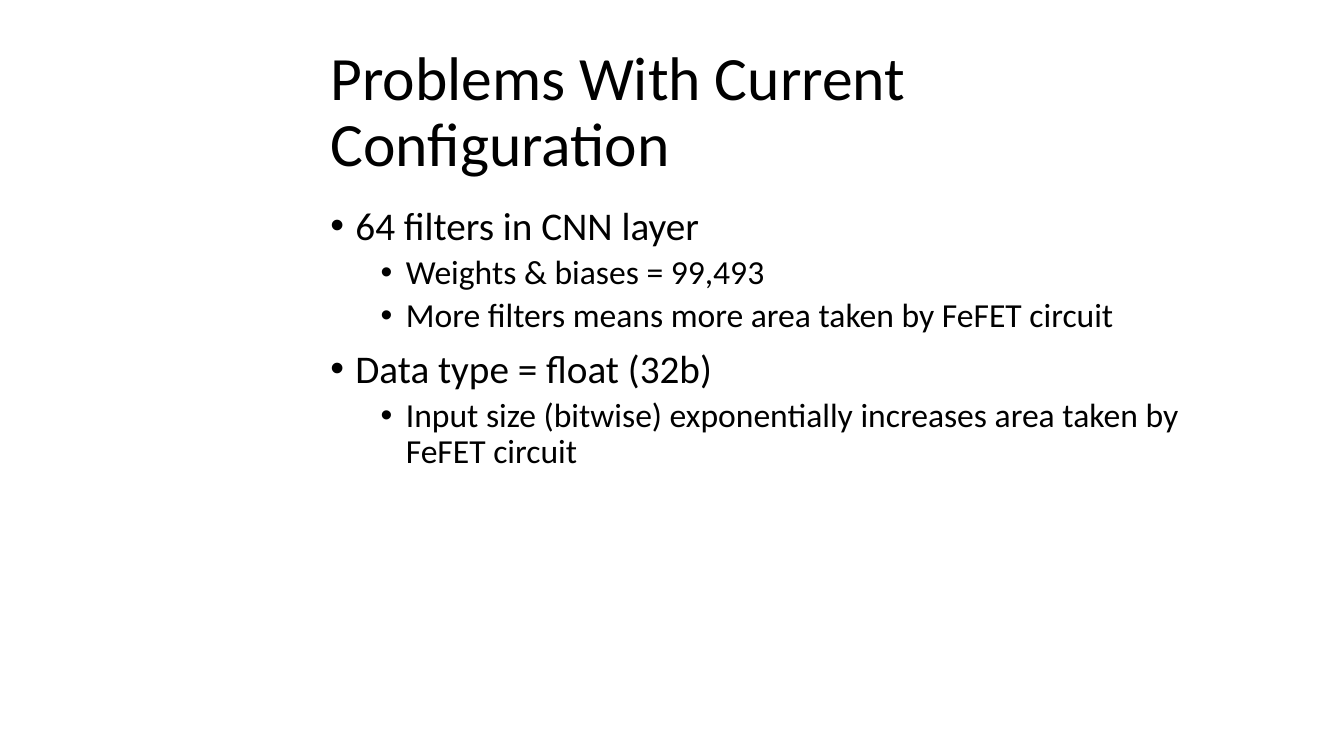
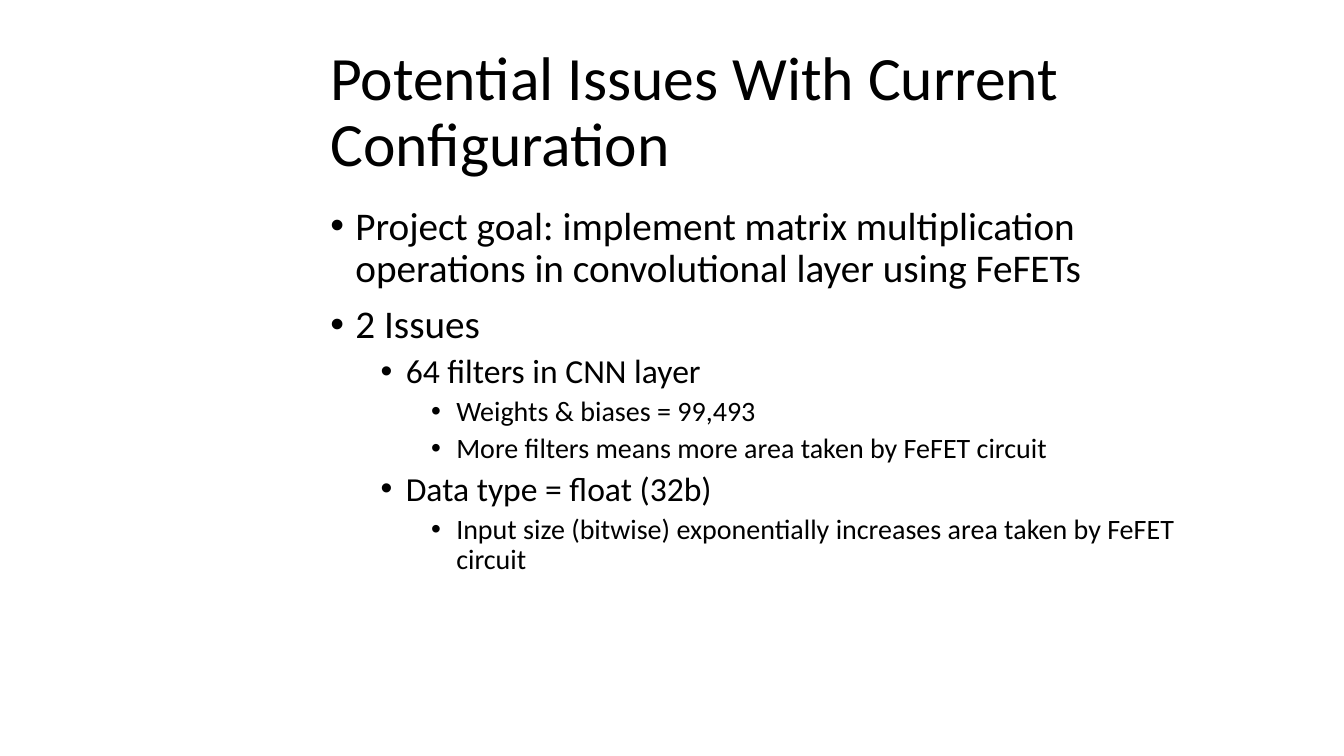
Before and after one commit to mayersjd/HardwareCNN, a slide deck: slide 25 of Presentations/ProjectPresentation_03-10-CB.pptx (slide 19 before the commit). Drawn at 1344x756 pixels with LibreOffice and Linux fonts; fonts in the diff are those of the drawing; background and template pictures are left out. Boxes give left, top, right and bottom in pixels: in the first picture for what was removed or moved away, otherwise in the second. Text is boxed around its words. In the diff, an @@ line names an element or a change of style, - is before the commit and + after.

```diff
--- a/Presentations/ProjectPresentation_03-10-CB.pptx
+++ b/Presentations/ProjectPresentation_03-10-CB.pptx
@@ title at (x1=330, y1=57, x2=1058, y2=177): text changed @@
-Problems With Current Configuration
+Potential Issues With Current Configuration
@@ text at (x1=355, y1=212, x2=1081, y2=339): paragraphs added @@
+• Project goal: implement matrix multiplication operations in convolutional layer using FeFETs
+• 2 Issues
@@ text at (x1=406, y1=359, x2=1174, y2=570): size 28 to 24 pt in "64 filters in CNN layer", "Data type = float (32b)"; size 24 to 20 pt in "Weights & biases = 99,493", "More filters means more area taken by ...", "Input size (bitwise) exponentially increases area taken ..."; list level 1 to 2 in "64 filters in CNN layer"; list level 2 to 3 in "Weights & biases = 99,493"; list level 2 to 3 in "More filters means more area ..."; list level 1 to 2 in "Data type = float (32b)"; list level 2 to 3 in "Input size (bitwise) exponentially increases ..." @@
```
Also in this commit, not shown: 8 other slides changed, 7 slides added.
